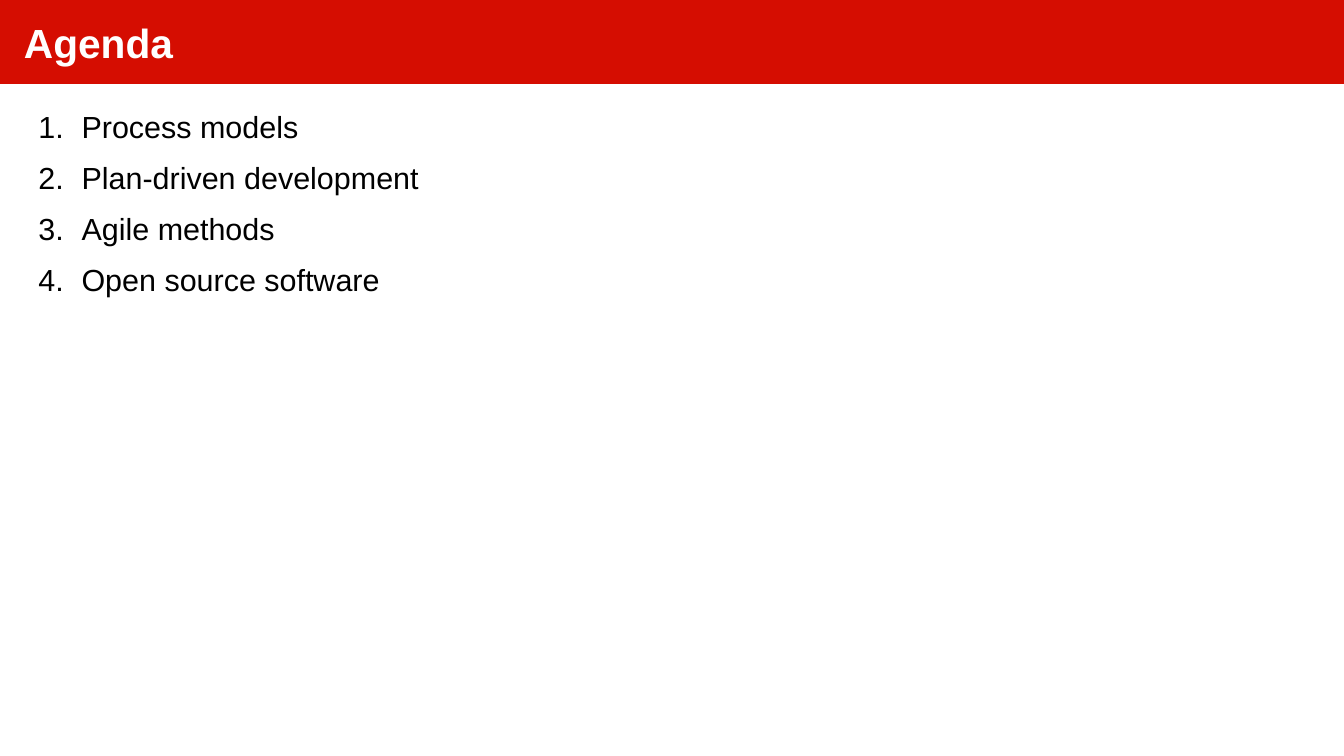
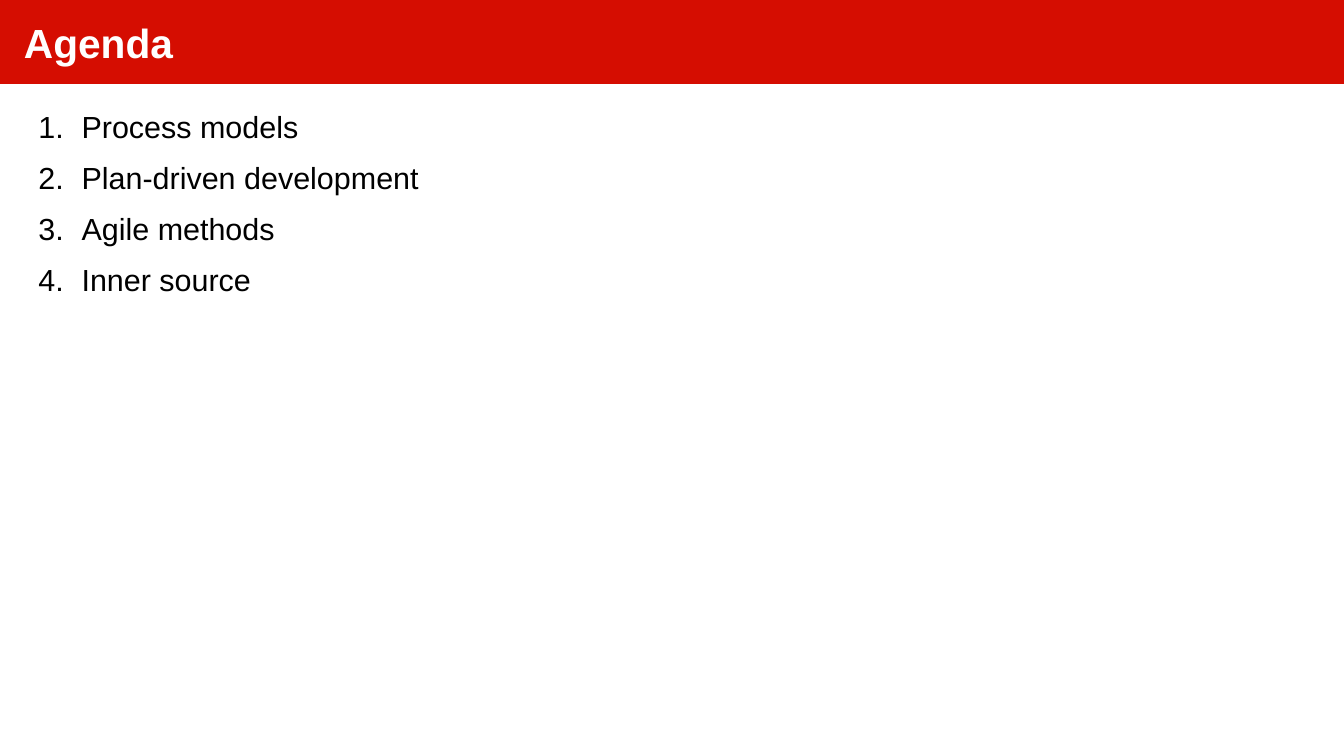
Before and after one commit to dirkriehle/amos-course, a slide deck: slide 2 of Lecture slides/AMOS C02 - Three Process Models.odp. Drawn at 1344x756 pixels with LibreOffice and Linux fonts; fonts in the diff are those of the drawing. Boxes give left, top, right and bottom in pixels: in the first picture for what was removed or moved away, otherwise in the second. Text is boxed around its words. In the diff, an @@ line names an element or a change of style, - is before the commit and + after.

```diff
--- a/Lecture slides/AMOS C02 - Three Process Models.odp
+++ b/Lecture slides/AMOS C02 - Three Process Models.odp
@@ text at (x1=82, y1=270, x2=250, y2=292): text changed @@
-4. Open source software
+4. Inner source
```
Also in this commit, not shown: 10 other slides changed, 2 slides added, 6 other files.
